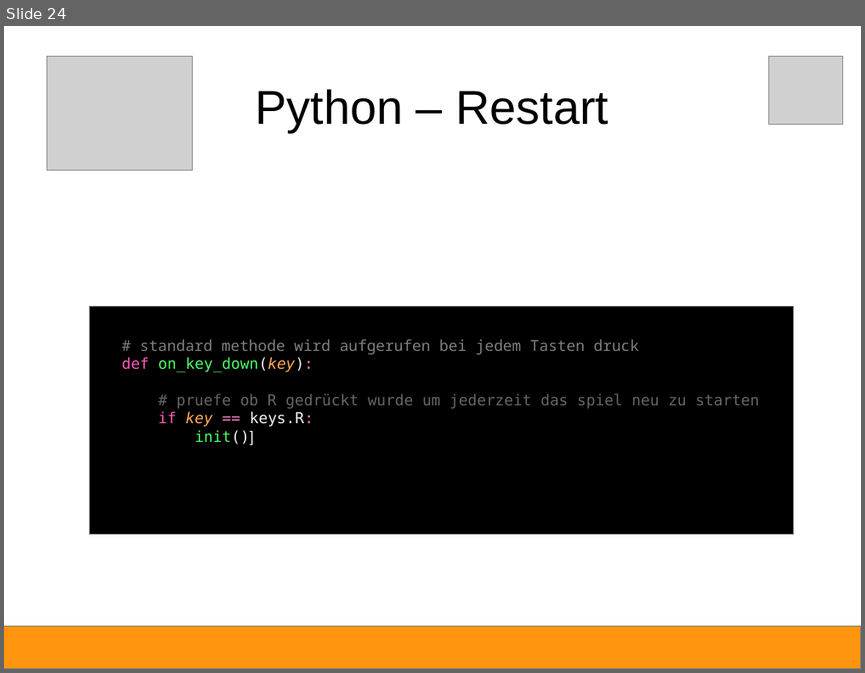
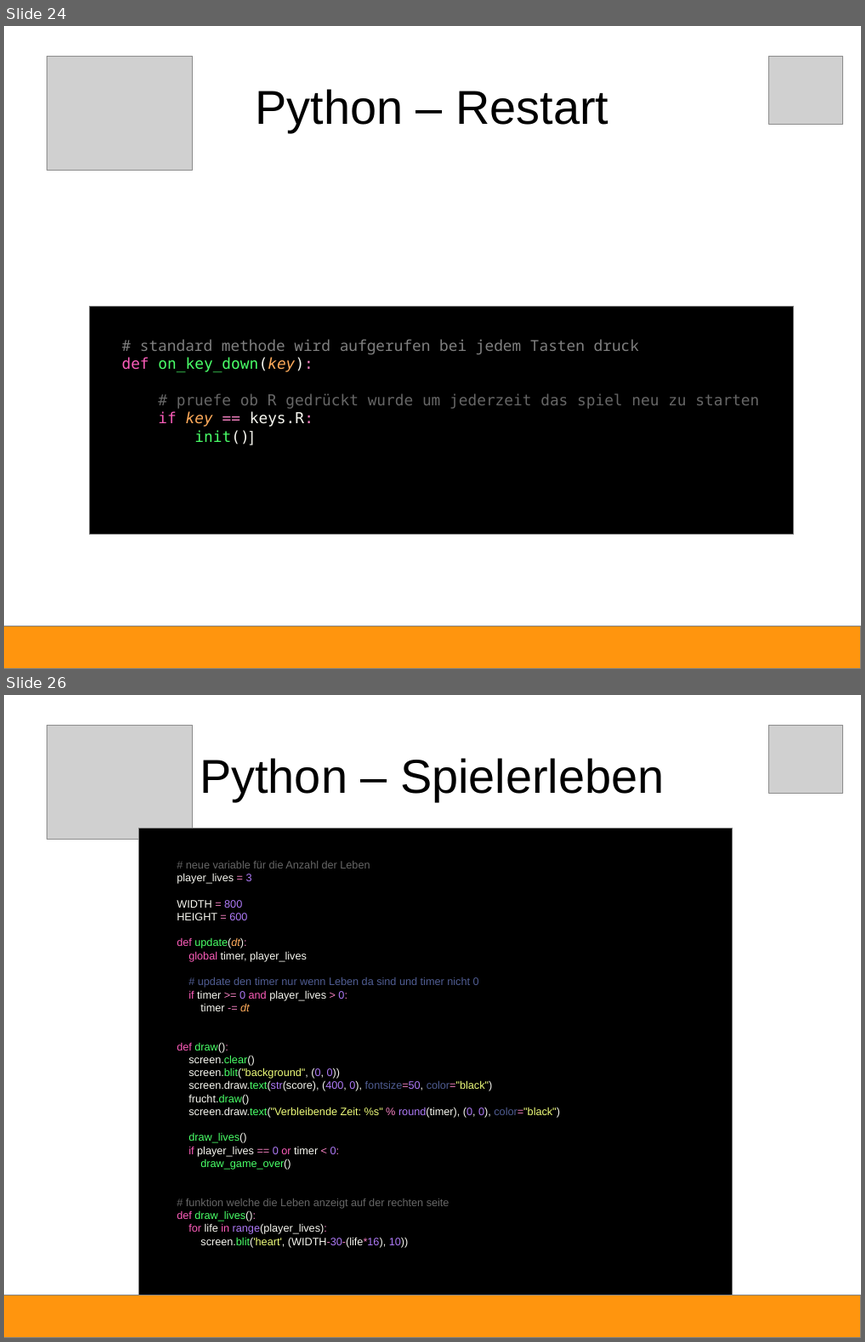
Before and after one commit to Devoxx4KidsDE/python-games, a slide deck: fruchthuhn/Python-Anleitung.odp. Shown one above the other, each under a label of ours: slide 24 before the commit, slides 24 and 26 after it; the slides between them are not shown. The pictures are 865x673 and 865x1342 pixels, drawn with LibreOffice and Linux fonts; fonts in the diff are those of the drawing; grey boxes stand for pictures. Boxes give left, top, right and bottom in pixels: in the first picture for what was removed or moved away, otherwise in the second. Text is boxed around its words. In the diff, an @@ line names an element or a change of style, - is before the commit and + after.

```diff
--- a/fruchthuhn/Python-Anleitung.odp
+++ b/fruchthuhn/Python-Anleitung.odp
@@ slide 26 added at [4,695,861,1338], background #FFFFFF @@
@@ picture added at [46,726,192,839] @@
@@ picture added at [769,726,842,793] @@
@@ title added at [200,758,664,801], 44 pt, text #000000 @@
+Python – Spielerleben
@@ rectangle added at [138,828,732,1295], fill #000000, outline #808080 0 pt @@
@@ text added at [177,861,560,1247], 10 pt, text #F6F6EF @@
+# neue variable für die Anzahl der Leben
+player_lives = 3
+WIDTH = 800
+HEIGHT = 600
+def update(dt):
+global timer, player_lives
+# update den timer nur wenn Leben da sind und timer nicht 0
+if timer >= 0 and player_lives > 0:
+timer -= dt
+def draw():
+screen.clear()
+screen.blit("background", (0, 0))
+screen.draw.text(str(score), (400, 0), fontsize=50, color="black")
+frucht.draw()
+screen.draw.text("Verbleibende Zeit: %s" % round(timer), (0, 0), color="black")
+draw_lives()
+if player_lives == 0 or timer < 0:
+draw_game_over()
+# funktion welche die Leben anzeigt auf der rechten seite
+def draw_lives():
+for life in range(player_lives):
+screen.blit('heart', (WIDTH-30-(life*16), 10))
@@ rectangle added at [4,1295,861,1338], fill #FF950E, outline #808080 0 pt @@
```
Also in this commit, not shown: 1 slide changed, 10 other slides added, 1 slide removed, 2 other files.
